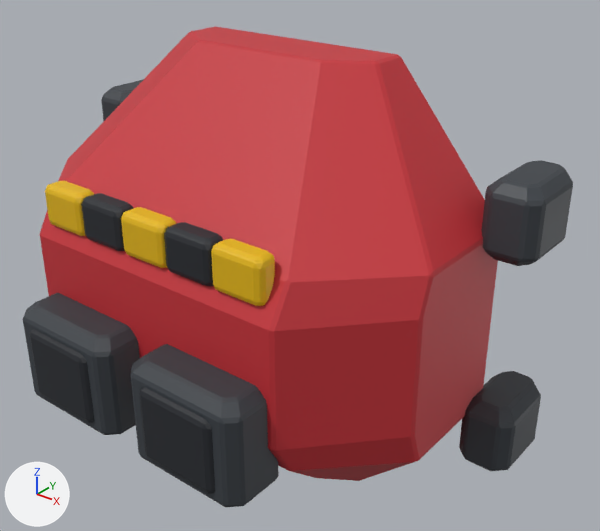
The FBX model Assets/Resources/ClamshellMeshes/UpperArmBack_Set05_Afterburn.fbx: old version first, new version second.
Before and after are seen from a 50 mm camera at (0.381, -0.477, 0.285) aimed at (0.036, -0.046, 0.017). Lighting does not change. The marker at lower left points along +X, +Y and +Z. The first picture is the older version. Where no turn or scale is listed for an object, it has been applied to the vertices.

The first picture shows 'UpperArmBack_Set05_Afterburn'.
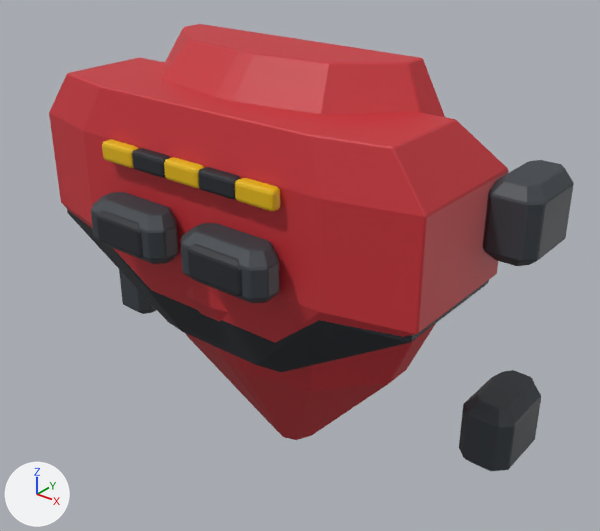
Where the change shows, as pixel boxes [x1, y1, x2, y2] in the pictures (600 x 531 px; the box of a moved part takes in the faces that stretch with it):
'UpperArmBack_Set05_Afterburn', reshaped (7% shorter)
    before: [23, 27, 573, 507]
    after: [49, 24, 574, 471]
part 1 of me_upperarmback_set05_afterburn_001, moved or reshaped
    before: [81, 193, 133, 251]
    after: [102, 139, 138, 168]
part 2 of me_upperarmback_set05_afterburn_001, moved or reshaped
    before: [45, 181, 94, 236]
    after: [132, 148, 170, 178]
part 3 of me_upperarmback_set05_afterburn_001, moved or reshaped
    before: [121, 207, 177, 268]
    after: [164, 157, 204, 188]
part 4 of me_upperarmback_set05_afterburn_001, moved or reshaped
    before: [211, 239, 275, 306]
    after: [198, 167, 241, 199]
part 5 of me_upperarmback_set05_afterburn_001, moved or reshaped
    before: [164, 222, 223, 286]
    after: [235, 178, 280, 211]
part 6 of me_upperarmback_set05_afterburn_001, rebuilt
    before: [40, 27, 498, 481]
    after: [162, 24, 445, 440]
part 7 of me_upperarmback_set05_afterburn_001, added
    after: [91, 192, 178, 264]
part 8 of me_upperarmback_set05_afterburn_001, added (black)
    after: [96, 210, 143, 258]
part 9 of me_upperarmback_set05_afterburn_001, added
    after: [181, 223, 279, 303]
part 10 of me_upperarmback_set05_afterburn_001, added (black)
    after: [187, 244, 242, 297]
part 11 of me_upperarmback_set05_afterburn_001, added
    after: [67, 209, 489, 372]
part 12 of me_upperarmback_set05_afterburn_001, added (red)
    after: [49, 57, 509, 343]
part 13 of me_upperarmback_set05_afterburn_001, deleted
    before: [130, 344, 279, 507]
part 14 of me_upperarmback_set05_afterburn_001, deleted (black)
    before: [29, 329, 94, 423]
part 15 of me_upperarmback_set05_afterburn_001, deleted (black)
    before: [139, 387, 215, 494]
part 16 of me_upperarmback_set05_afterburn_001, deleted
    before: [23, 293, 140, 435]
part 17 of me_upperarmback_set05_afterburn_001, moved or reshaped (not visible before)
    after: [119, 269, 156, 314]
part 18 of me_upperarmback_set05_afterburn_001, moved or reshaped (not visible afterwards)
    before: [101, 79, 144, 121]
part 19 of me_upperarmback_set05_afterburn_001, moved or reshaped
    before: [459, 371, 541, 471]
    after: [459, 370, 541, 471]
part 20 of me_upperarmback_set05_afterburn_001, moved or reshaped
    before: [482, 160, 573, 266]
    after: [483, 160, 574, 266]

Edits to the bpy script that builds the scene:
```text
Change me_upperarmback_set05_afterburn_001:
    remove me_upperarmback_set05_afterburn_001.from_pydata(...)  # 1184 vertices, 1238 faces; spans x -0.205..0.205, y -0.2..0.03, z -0.17..0.17
    add me_upperarmback_set05_afterburn_001.from_pydata(...)  # 1302 vertices, 1351 faces; spans x -0.205..0.205, y -0.146..0.03, z -0.17..0.17
    me_upperarmback_set05_afterburn_001 part 1: the loose piece of 84 vertices spanning x -0.061..-0.02, y -0.163..-0.147, z 0.052..0.083 is scaled about its middle by (0.825, 0.545, 0.44), then moved by (-0.023, 0.034, 0.035), in mat_hazard (yellow #e6b800)
    me_upperarmback_set05_afterburn_001 part 2: the loose piece of 84 vertices spanning x -0.101..-0.06, y -0.163..-0.147, z 0.052..0.083 is scaled about its middle by (0.825, 0.545, 0.44), then moved by (0.049, 0.034, 0.035), in mat_dark (black #23272d)
    me_upperarmback_set05_afterburn_001 part 3: the loose piece of 84 vertices spanning x -0.021..0.021, y -0.163..-0.147, z 0.052..0.083 is scaled about its middle by (0.825, 0.545, 0.44), then moved by (0.0, 0.034, 0.035)
    me_upperarmback_set05_afterburn_001 part 4: the loose piece of 84 vertices spanning x 0.06..0.101, y -0.163..-0.147, z 0.052..0.083 is scaled about its middle by (0.825, 0.545, 0.44), then moved by (-0.049, 0.034, 0.035), in mat_dark (black #23272d)
    me_upperarmback_set05_afterburn_001 part 5: the loose piece of 84 vertices spanning x 0.02..0.061, y -0.163..-0.147, z 0.052..0.083 is scaled about its middle by (0.825, 0.545, 0.44), then moved by (0.023, 0.034, 0.035), in mat_hazard (yellow #e6b800)
    me_upperarmback_set05_afterburn_001 part 6: the loose piece of 92 vertices spanning x -0.17..0.17, y -0.165..0.0, z -0.17..0.17 is rebuilt with 90 vertices and now spans x -0.139..0.139, y -0.117..0.0, z -0.17..0.17
    me_upperarmback_set05_afterburn_001 part 7: a new loose piece of 84 vertices spanning x -0.083..-0.008, y -0.144..-0.117, z 0.035..0.071, in mat_frame (dark grey #3a3f45)
    me_upperarmback_set05_afterburn_001 part 8: a new loose piece of 84 vertices spanning x -0.071..-0.02, y -0.146..-0.117, z 0.04..0.066, in mat_dark (black #23272d)
    me_upperarmback_set05_afterburn_001 part 9: a new loose piece of 84 vertices spanning x 0.008..0.083, y -0.144..-0.117, z 0.035..0.071, in mat_frame (dark grey #3a3f45)
    me_upperarmback_set05_afterburn_001 part 10: a new loose piece of 84 vertices spanning x 0.02..0.071, y -0.146..-0.117, z 0.04..0.066, in mat_dark (black #23272d)
    me_upperarmback_set05_afterburn_001 part 11: a new loose piece of 60 vertices spanning x -0.165..0.165, y -0.114..0.0, z -0.042..0.134, in mat_dark (black #23272d)
    me_upperarmback_set05_afterburn_001 part 12: a new loose piece of 60 vertices spanning x -0.17..0.17, y -0.117..0.0, z -0.034..0.143, in mat_shell (red #c83038)
    me_upperarmback_set05_afterburn_001 part 13: the loose piece of 84 vertices spanning x 0.01..0.106, y -0.197..-0.147, z -0.081..0.0 is deleted
    me_upperarmback_set05_afterburn_001 part 14: the loose piece of 84 vertices spanning x -0.091..-0.025, y -0.2..-0.147, z -0.07..-0.011 is deleted
    me_upperarmback_set05_afterburn_001 part 15: the loose piece of 84 vertices spanning x 0.025..0.091, y -0.2..-0.147, z -0.07..-0.011 is deleted
    me_upperarmback_set05_afterburn_001 part 16: the loose piece of 84 vertices spanning x -0.106..-0.01, y -0.197..-0.147, z -0.081..0.0 is deleted
    me_upperarmback_set05_afterburn_001 part 17: 4 vertices moved within x -0.204..-0.166, y 0.023, z -0.101..-0.062; 72 vertices removed from x -0.205..-0.165, y -0.03..0.03, z -0.109..-0.054; 72 vertices added at x -0.205..-0.165, y -0.03..0.03, z -0.109..-0.054
    me_upperarmback_set05_afterburn_001 part 18: 4 vertices moved within x -0.204..-0.166, y 0.023, z 0.062..0.101; 72 vertices removed from x -0.205..-0.165, y -0.03..0.03, z 0.054..0.109; 72 vertices added at x -0.205..-0.165, y -0.03..0.03, z 0.054..0.109
    me_upperarmback_set05_afterburn_001 part 19: 4 vertices moved within x 0.166..0.204, y 0.023, z -0.101..-0.062; 72 vertices removed from x 0.165..0.205, y -0.03..0.03, z -0.109..-0.054; 72 vertices added at x 0.165..0.205, y -0.03..0.03, z -0.109..-0.054
    me_upperarmback_set05_afterburn_001 part 20: 4 vertices moved within x 0.166..0.204, y 0.023, z 0.062..0.101; 72 vertices removed from x 0.165..0.205, y -0.03..0.03, z 0.054..0.109; 72 vertices added at x 0.165..0.205, y -0.03..0.03, z 0.054..0.109
```
